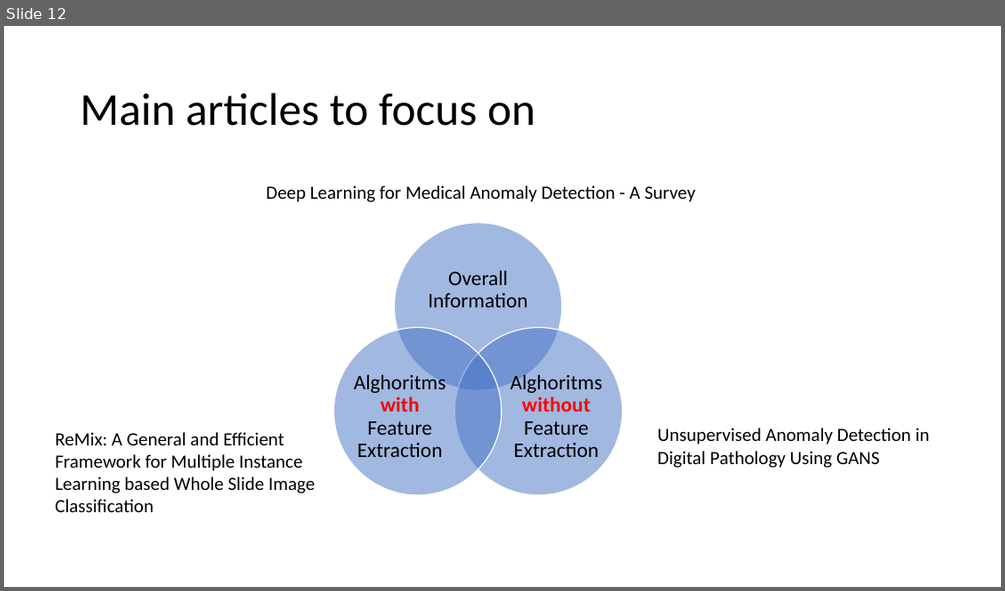
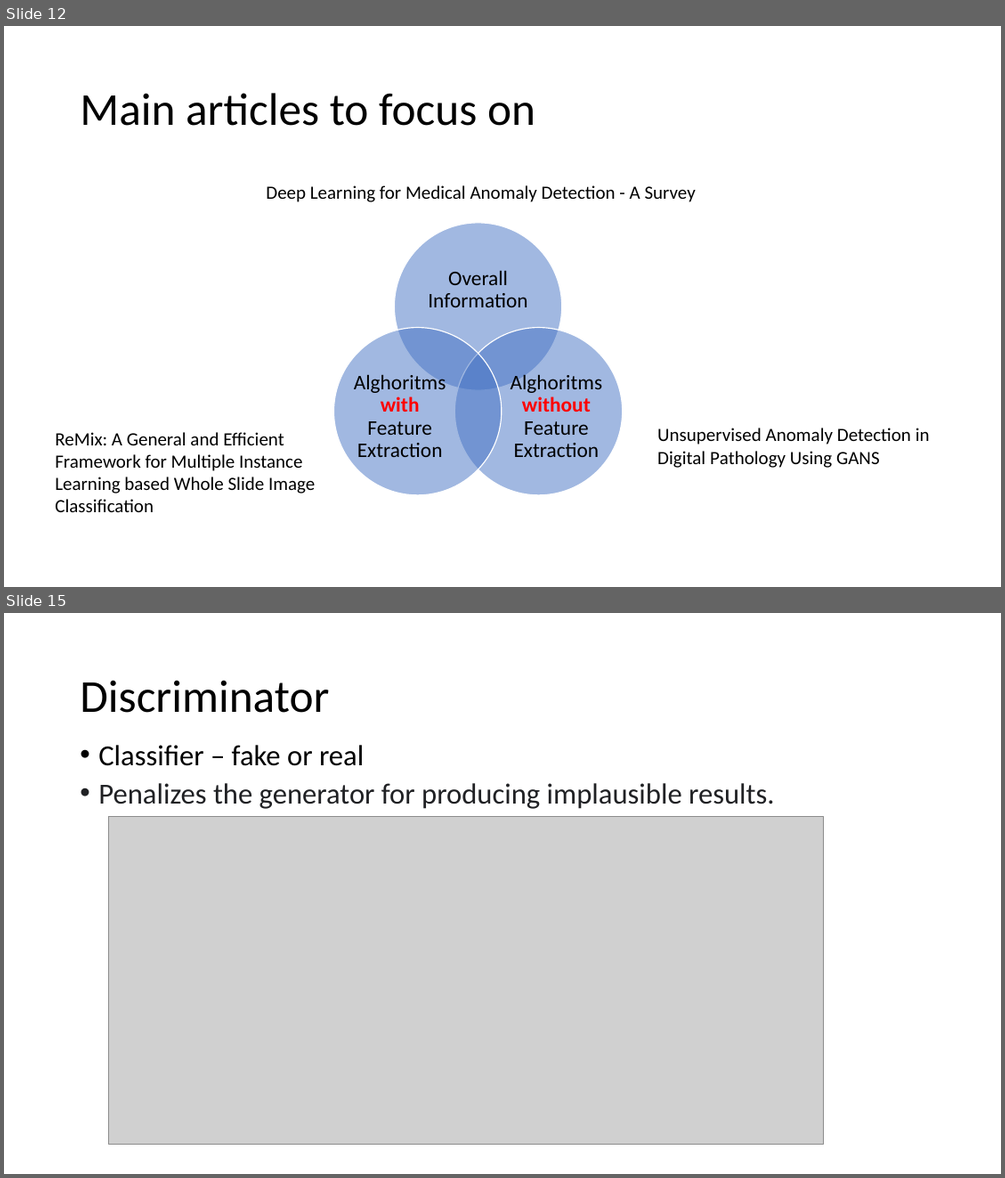
Before and after one commit to tymsoncyferki/Anomaly-Detection, a slide deck: Notes/Anomaly_Detection.pptx. Shown one above the other, each under a label of ours: slide 12 before the commit, slides 12 and 15 after it; the slides between them are not shown. The pictures are 1005x591 and 1005x1178 pixels, drawn with LibreOffice and Linux fonts; fonts in the diff are those of the drawing; grey boxes stand for pictures. Boxes give left, top, right and bottom in pixels: in the first picture for what was removed or moved away, otherwise in the second. Text is boxed around its words. In the diff, an @@ line names an element or a change of style, - is before the commit and + after.

```diff
--- a/Notes/Anomaly_Detection.pptx
+++ b/Notes/Anomaly_Detection.pptx
@@ slide 15 added at (4,613,1001,1174), background #FFFFFF @@
@@ title added at (80,680,329,713), 44 pt, text #000000 @@
+Discriminator
@@ text added at (98,745,774,809), 28 pt, text #202124 @@
+• Classifier – fake or real
+• Penalizes the generator for producing implausible results.
@@ picture added at (109,816,823,1144) @@
```
Also in this commit, not shown: 5 other slides added.
